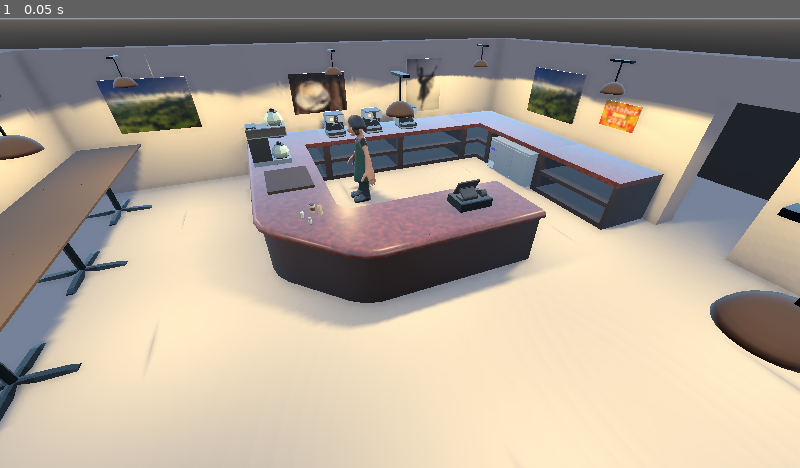
Above: before the commit, frame 1.
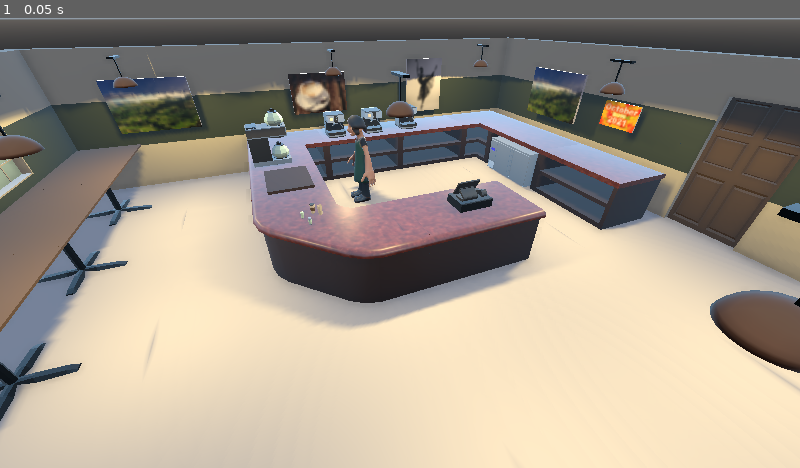
Above: after the commit, the same moment.

Repository: outfrost/ld49
Game: Godot game, scene res://level/Cafe.tscn
The game is run twice, just before and just after one commit, with the same random seed, the same clock (stepped at 60 frames per second) and the same inputs. This scene is started directly instead of the project's main scene.
Inputs:
- Up to frame 1 (0.05 s): no input

The runs differ from the first frame. In frame 1, 13% of the frame differs, in the area x 0-100%, y 4-63%.
Error in both runs: Invalid get index 'is_running' (on base: 'null instance'). (res://game/CameraPosition.gd:43)

Commit message:
Initial Wall placement

Diff:
--- a/level/Cafe.tscn
+++ b/level/Cafe.tscn
@@ -30,6 +30,10 @@
 [ext_resource path="res://level/Register.gd" type="Script" id=28]
 [ext_resource path="res://art_assets/counters/woodMat.tres" type="Material" id=29]
 [ext_resource path="res://level/ServingTray.gd" type="Script" id=30]
+[ext_resource path="res://assets/wall_plain.tscn" type="PackedScene" id=31]
+[ext_resource path="res://assets/wall_doorway_closed.tscn" type="PackedScene" id=32]
+[ext_resource path="res://assets/wall_window.tscn" type="PackedScene" id=33]
+[ext_resource path="res://assets/wall_doorway_openoutward.tscn" type="PackedScene" id=34]
 
 [sub_resource type="GIProbeData" id=1]
 bounds = AABB( -8.05, -3.05, -10.05, 16.1, 6.1, 20.1 )
@@ -479,26 +483,31 @@
 
 [node name="MeshInstance" type="MeshInstance" parent="LevelStatics/BackWall"]
 transform = Transform( 1, 0, 0, 0, 1, 0, 0, 0, 1, -2.75, 0, 0 )
+visible = false
 mesh = SubResource( 11 )
 material/0 = null
 
 [node name="MeshInstance2" type="MeshInstance" parent="LevelStatics/BackWall"]
 transform = Transform( 1, 0, 0, 0, 1, 0, 0, 0, 1, 3.875, 0, 0 )
+visible = false
 mesh = SubResource( 12 )
 material/0 = null
 
 [node name="MeshInstance3" type="MeshInstance" parent="LevelStatics/BackWall"]
 transform = Transform( 1, 0, 0, 0, 1, 0, 0, 0, 1, 1.125, 1.2, 0 )
+visible = false
 mesh = SubResource( 13 )
 material/0 = null
 
 [node name="Box6" type="MeshInstance" parent="LevelStatics"]
 transform = Transform( -4.37114e-08, 0, 1, 0, 1, 0, -1, 0, -4.37114e-08, 5.75, 1.5, -2 )
+visible = false
 mesh = SubResource( 14 )
 material/0 = null
 
 [node name="Box7" type="MeshInstance" parent="LevelStatics"]
 transform = Transform( 1, 0, 0, 0, 1, 0, 0, 0, 1, -2, 1.5, 5.75 )
+visible = false
 mesh = SubResource( 15 )
 material/0 = null
 
@@ -510,6 +519,7 @@
 
 [node name="MeshInstance4" type="MeshInstance" parent="LevelStatics"]
 transform = Transform( -4.37114e-08, 0, 1, 0, 1, 0, -1, 0, -4.37114e-08, -5.75, 1.5, 0 )
+visible = false
 mesh = SubResource( 17 )
 material/0 = null
 
@@ -652,3 +662,72 @@
 visible = false
 mesh = SubResource( 21 )
 material/0 = null
+
+[node name="wall_plain_exportprep" parent="." instance=ExtResource( 31 )]
+transform = Transform( -1, 0, -8.74228e-08, 0, 1, 0, 8.74228e-08, 0, -1, 1, 0, 5.7 )
+
+[node name="wall_plain_exportprep2" parent="." instance=ExtResource( 31 )]
+transform = Transform( -1, 0, -8.74228e-08, 0, 1, 0, 8.74228e-08, 0, -1, -5, 0, 5.7 )
+
+[node name="wall_plain_exportprep3" parent="." instance=ExtResource( 31 )]
+transform = Transform( -4.37114e-08, 0, 1, 0, 1, 0, -1, 0, -4.37114e-08, -5.9, 0, 4.8 )
+
+[node name="wall_plain_exportprep4" parent="." instance=ExtResource( 31 )]
+transform = Transform( -4.37114e-08, 0, 1, 0, 1, 0, -1, 0, -4.37114e-08, -5.9, 0, 2.8 )
+
+[node name="wall_plain_exportprep5" parent="." instance=ExtResource( 31 )]
+transform = Transform( -4.37114e-08, 0, 1, 0, 1, 0, -1, 0, -4.37114e-08, -5.9, 0, 0.8 )
+
+[node name="wall_plain_exportprep6" parent="." instance=ExtResource( 31 )]
+transform = Transform( -4.37114e-08, 0, 1, 0, 1, 0, -1, 0, -4.37114e-08, -5.9, 0, -1.2 )
+
+[node name="wall_plain_exportprep7" parent="." instance=ExtResource( 31 )]
+transform = Transform( -4.37114e-08, 0, 1, 0, 1, 0, -1, 0, -4.37114e-08, -5.9, 0, -3.2 )
+
+[node name="wall_plain_exportprep8" parent="." instance=ExtResource( 31 )]
+transform = Transform( -4.37114e-08, 0, 1, 0, 1, 0, -1, 0, -4.37114e-08, -5.9, 0, -5.2 )
+
+[node name="wall_plain_exportprep9" parent="." instance=ExtResource( 31 )]
+transform = Transform( 1, 0, 0, 0, 1, 0, 0, 0, 1, -5, 0, -6.1 )
+
+[node name="wall_plain_exportprep10" parent="." instance=ExtResource( 31 )]
+transform = Transform( 1, 0, 0, 0, 1, 0, 0, 0, 1, -3, 0, -6.1 )
+
+[node name="wall_plain_exportprep11" parent="." instance=ExtResource( 31 )]
+transform = Transform( 1, 0, 0, 0, 1, 0, 0, 0, 1, -1, 0, -6.1 )
+
+[node name="wall_plain_exportprep12" parent="." instance=ExtResource( 31 )]
+transform = Transform( 1, 0, 0, 0, 1, 0, 0, 0, 1, 3, 0, -6.1 )
+
+[node name="wall_plain_exportprep13" parent="." instance=ExtResource( 31 )]
+transform = Transform( 1, 0, 0, 0, 1, 0, 0, 0, 1, 5, 0, -6.1 )
+
+[node name="wall_plain_exportprep14" parent="." instance=ExtResource( 31 )]
+transform = Transform( -4.37114e-08, 0, -1, 0, 1, 0, 1, 0, -4.37114e-08, 5.9, 0, -5.2 )
+
+[node name="wall_plain_exportprep15" parent="." instance=ExtResource( 31 )]
+transform = Transform( -4.37114e-08, 0, -1, 0, 1, 0, 1, 0, -4.37114e-08, 5.9, 0, 0.8 )
+
+[node name="wall_plain_exportprep16" parent="." instance=ExtResource( 31 )]
+transform = Transform( -0.707107, 0, -0.707107, 0, 1, 0, 0.707107, 0, -0.707107, 5.3, 0, 2.3 )
+
+[node name="wall_plain_exportprep17" parent="." instance=ExtResource( 31 )]
+transform = Transform( -0.707107, 0, -0.707107, 0, 1, 0, 0.707107, 0, -0.707107, 2.5, 0, 5.1 )
+
+[node name="wall_window_exportprep" parent="." instance=ExtResource( 33 )]
+transform = Transform( -1, 0, 8.74228e-08, 0, 1, 0, -8.74228e-08, 0, -1, -1, 0, 5.7 )
+
+[node name="wall_window_exportprep3" parent="." instance=ExtResource( 33 )]
+transform = Transform( -4.37114e-08, 0, -1, 0, 1, 0, 1, 0, -4.37114e-08, 5.9, 0, -3.2 )
+
+[node name="wall_window_exportprep4" parent="." instance=ExtResource( 33 )]
+transform = Transform( -4.37114e-08, 0, -1, 0, 1, 0, 1, 0, -4.37114e-08, 5.9, 0, -1.2 )
+
+[node name="wall_window_exportprep2" parent="." instance=ExtResource( 33 )]
+transform = Transform( -1, 0, 8.74228e-08, 0, 1, 0, -8.74228e-08, 0, -1, -3, 0, 5.7 )
+
+[node name="wall_doorway_exportprep" parent="." instance=ExtResource( 32 )]
+transform = Transform( 1, 0, 0, 0, 1, 0, 0, 0, 1, 1, 0, -6.1 )
+
+[node name="wall_doorway_exportprep2" parent="." instance=ExtResource( 34 )]
+transform = Transform( -0.707107, 0, -0.707107, 0, 1, 0, 0.707107, 0, -0.707107, 3.9, 0, 3.7 )
Not shown: 1 places in level/Cafe.tscn that only renumber resources
